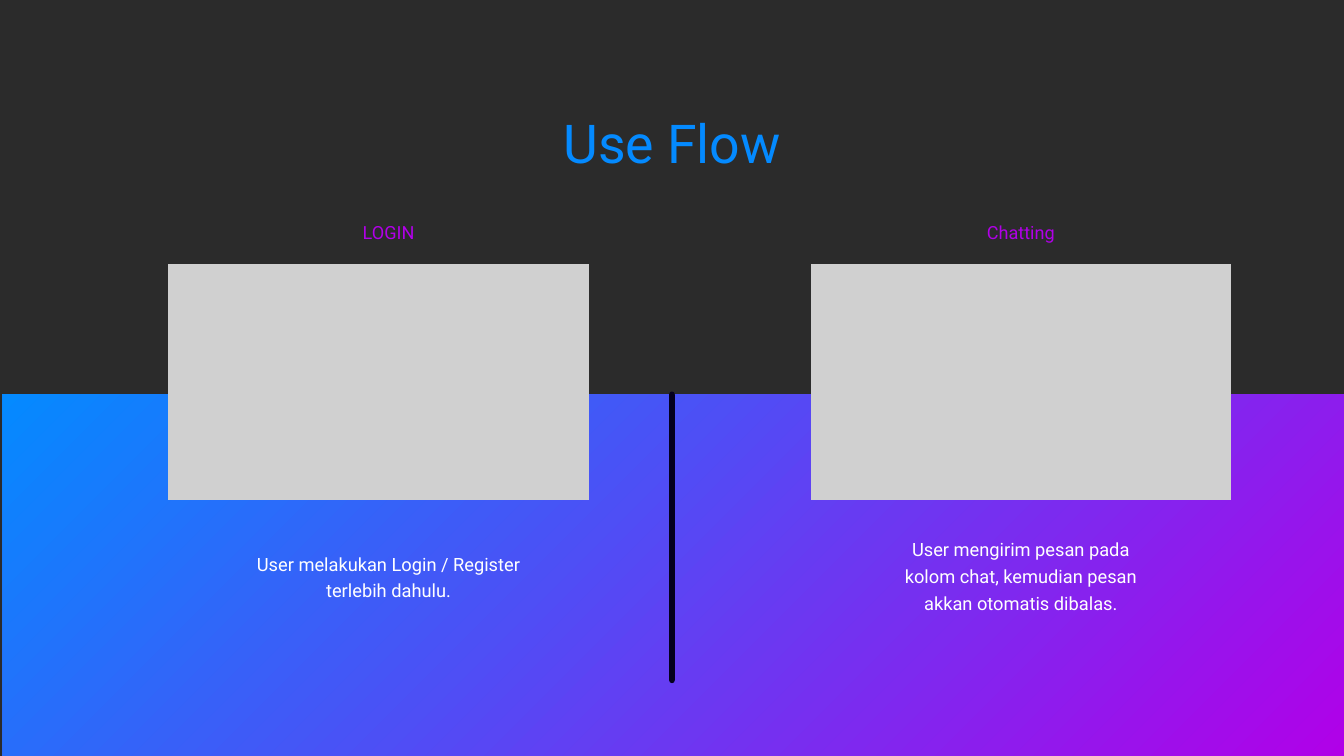
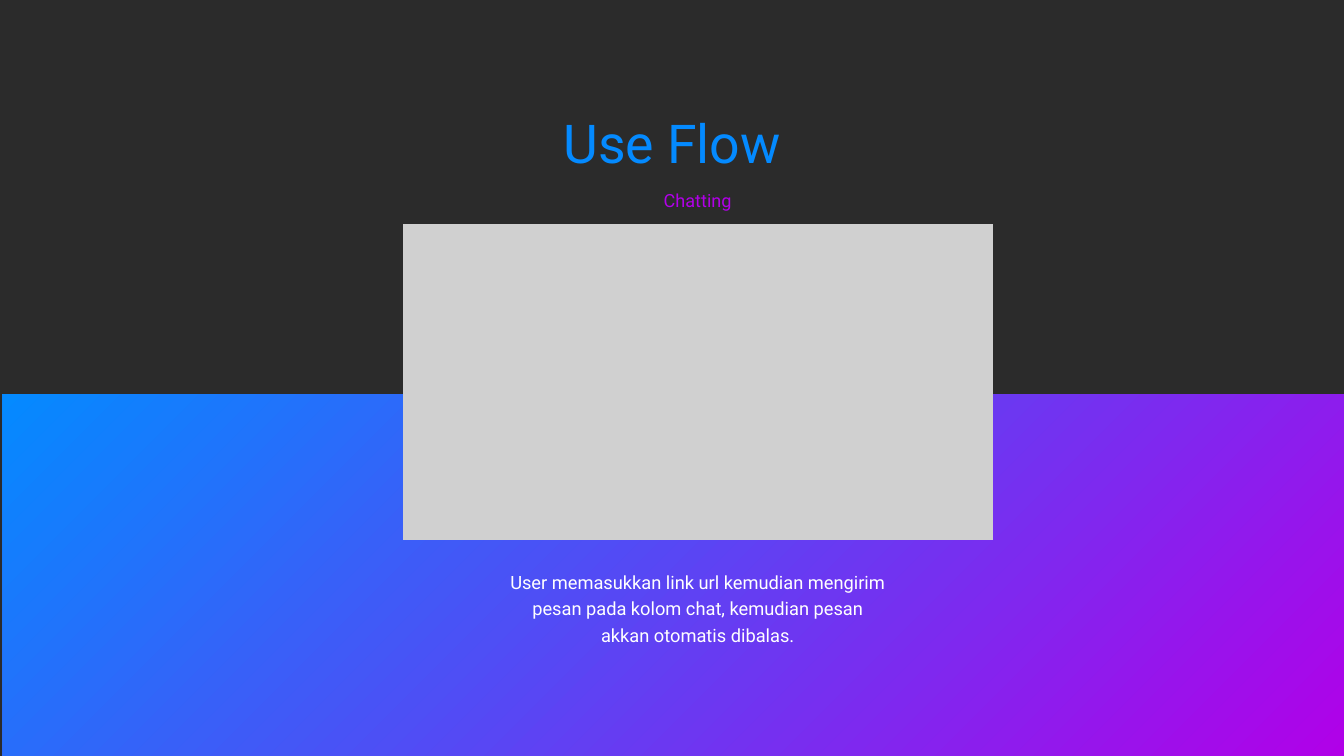
Before and after one commit to ayuwilisbromanti/sevima-hackathon-wsl, a slide deck: slide 4 of WSL Presentation.pptx. Drawn at 1344x756 pixels with LibreOffice and Linux fonts; fonts in the diff are those of the drawing; grey boxes stand for pictures; background and template pictures are left out; a plain dark background stands for a picture behind light text. Boxes give left, top, right and bottom in pixels: in the first picture for what was removed or moved away, otherwise in the second. Text is boxed around its words. In the diff, an @@ line names an element or a change of style, - is before the commit and + after.

Commit message:
Update PPT

```diff
--- a/WSL Presentation.pptx
+++ b/WSL Presentation.pptx
@@ text "Chatting" moved from (x1=987, y1=225, x2=1055, y2=243) to (x1=664, y1=193, x2=732, y2=211) @@
@@ text removed at (x1=363, y1=226, x2=415, y2=239) @@
-LOGIN
@@ picture resized from (x1=810, y1=263, x2=1231, y2=500) to (x1=403, y1=224, x2=993, y2=540) @@
@@ picture removed at (x1=168, y1=263, x2=589, y2=500) @@
@@ line removed from (672, 394) to (672, 680) @@
@@ text removed at (x1=257, y1=557, x2=520, y2=597) @@
-User melakukan Login / Register terlebih dahulu.
@@ text at (x1=510, y1=575, x2=885, y2=642): text changed @@
-User mengirim pesan pada kolom chat, kemudian pesan akkan otomatis dibalas.
+User memasukkan link url kemudian mengirim pesan pada kolom chat, kemudian pesan akkan otomatis dibalas.
```
